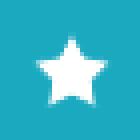
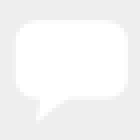
The second 140 × 140 image is a revision of the first. Changes to its layers:
showed "Forme 1 copie" (5th of 5, in "Groupe 1 copie 7"), painted on it, masked it over [0, 0, 140, 140]
hid "Forme 1" (10th of 10, in "Groupe 1 copie 7"), painted on it, masked it over [0, 0, 140, 140]
